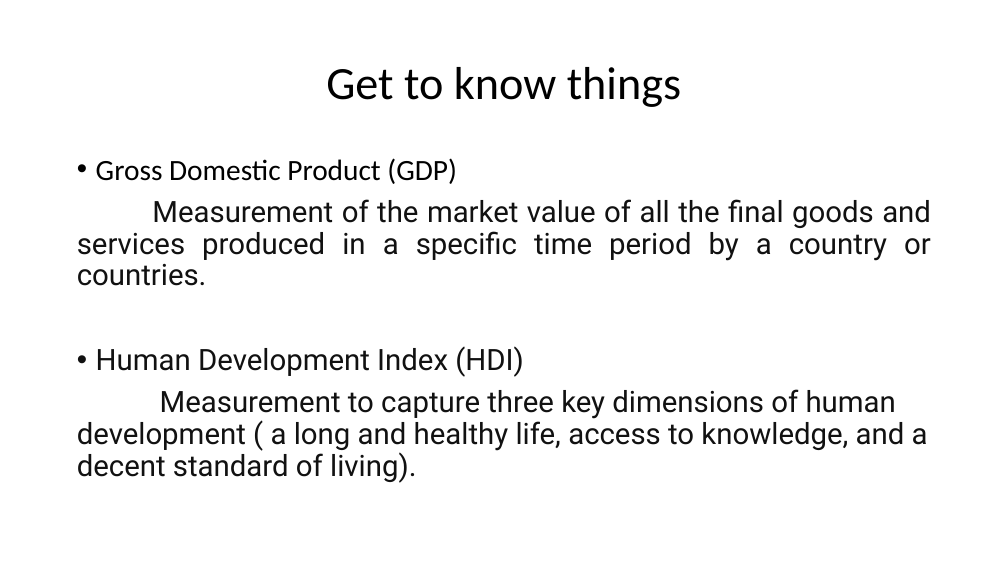
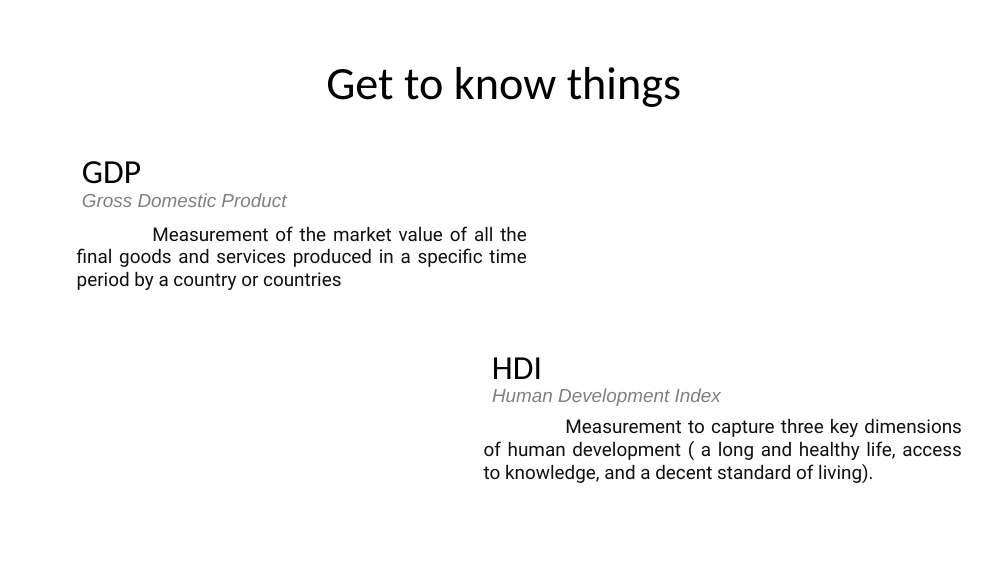
Before and after one commit to HadiSyahputraa/World-WIde-COVID, a slide deck: slide 4 of Final_Report.pptx (slide 3 before the commit). Drawn at 1008x567 pixels with LibreOffice and Linux fonts; fonts in the diff are those of the drawing. Boxes give left, top, right and bottom in pixels: in the first picture for what was removed or moved away, otherwise in the second. Text is boxed around its words. In the diff, an @@ line names an element or a change of style, - is before the commit and + after.

```diff
--- a/Final_Report.pptx
+++ b/Final_Report.pptx
@@ text removed at (77,158,931,483) @@
-• Gross Domestic Product (GDP)
-Measurement of the market value of all the final goods and services produced in a specific time period by a country or countries.
-• Human Development Index (HDI)
-Measurement to capture three key dimensions of human development ( a long and healthy life, access to knowledge, and a decent standard of living).
@@ text added at (82,161,141,184), 32 pt, text #000000 @@
+GDP
@@ text added at (82,193,286,207), 18 pt, text #808080, italic @@
+Gross Domestic Product
@@ text added at (77,226,527,290), 18 pt, text #111111 @@
+Measurement of the market value of all the final goods and services produced in a specific time period by a country or countries
@@ text added at (492,357,542,379), 32 pt, text #000000 @@
+HDI
@@ text added at (492,388,721,406), 18 pt, text #808080, italic @@
+Human Development Index
@@ text added at (484,418,962,483), 18 pt, text #111111 @@
+Measurement to capture three key dimensions of human development ( a long and healthy life, access to knowledge, and a decent standard of living).
```
Also in this commit, not shown: 10 other slides changed, 7 slides added, 2 slides removed, 14 other files.
